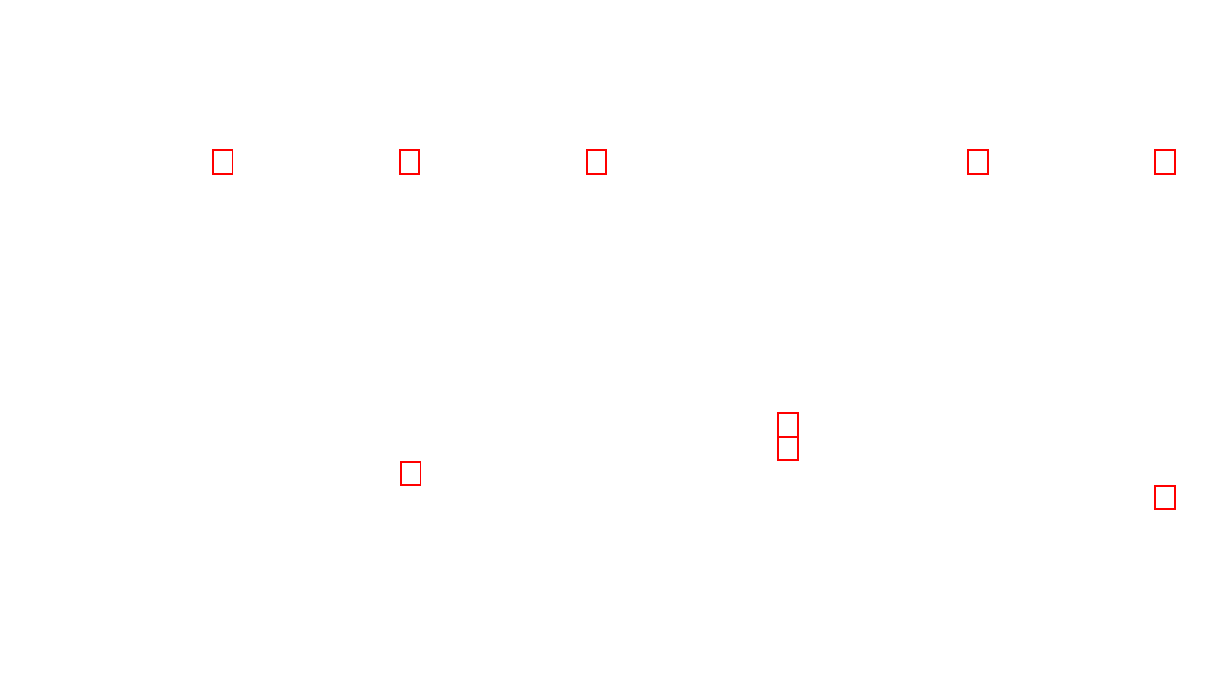
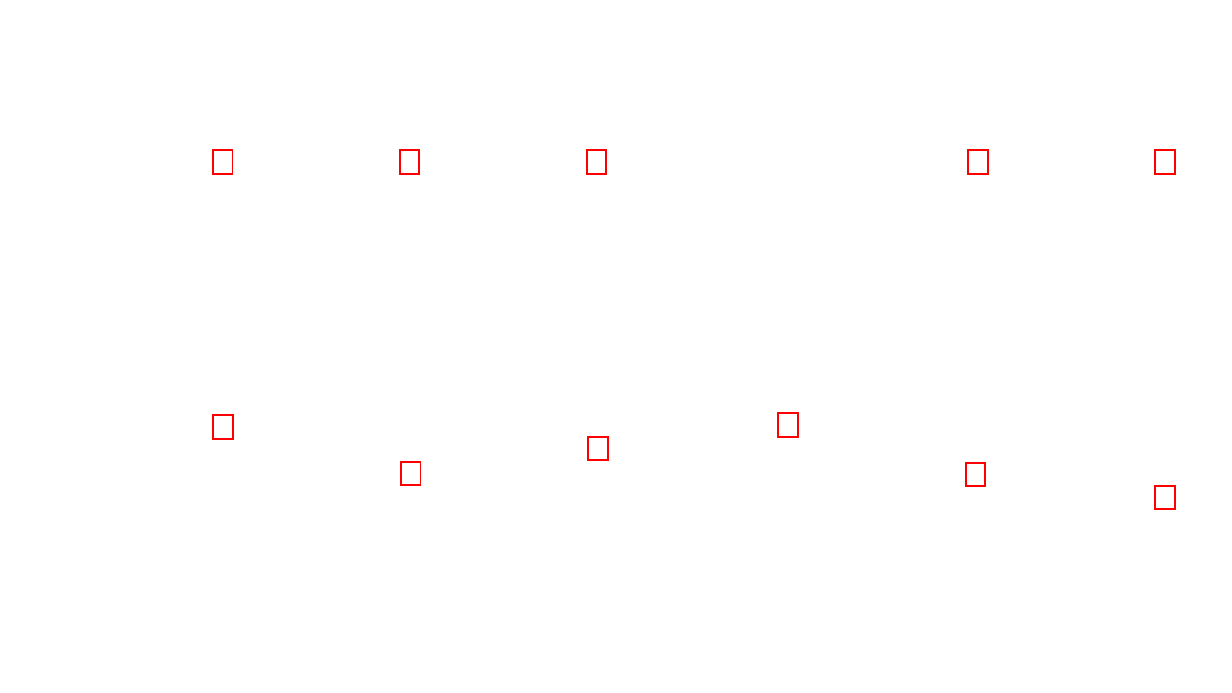
Before and after one commit to restful3/ml4t, a slide deck: slide 1 of doc/2025_스터디_쉬는날.pptx. Drawn at 1232x693 pixels with LibreOffice and Linux fonts; fonts in the diff are those of the drawing; background and template pictures are left out. Boxes give left, top, right and bottom in pixels: in the first picture for what was removed or moved away, otherwise in the second. Text is boxed around its words. In the diff, an @@ line names an element or a change of style, - is before the commit and + after.

Commit message:
song

```diff
--- a/doc/2025_스터디_쉬는날.pptx
+++ b/doc/2025_스터디_쉬는날.pptx
@@ rectangle added at (213,415,233,439), outline #FF0000 1.5 pt @@
@@ rectangle: place and size @@
-rectangle at (779,437,799,461)
+rectangle at (589,437,608,461)
@@ rectangle added at (966,463,985,487), outline #FF0000 1.5 pt @@
```
